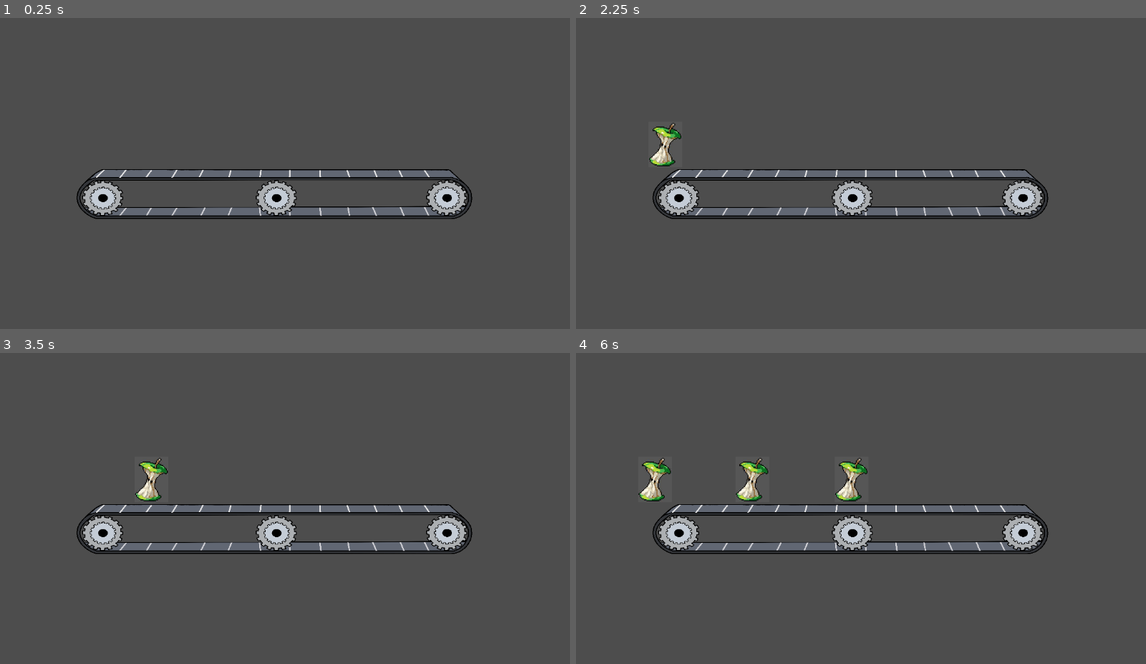
Above: before the commit, frames 1-4 (two rows, left to right).
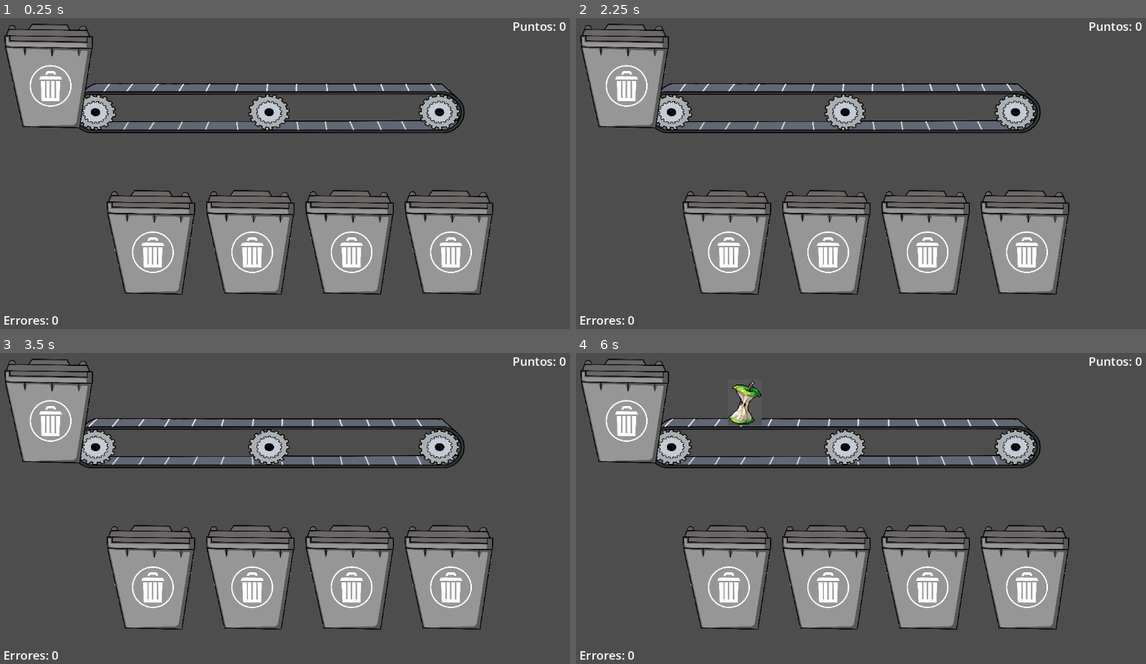
Above: after the commit, the same moments.

Repository: XDexter78/recyclon
Game: Godot game, scene res://scenes/main.tscn
Two runs of this game, one before a commit and one after it. Both use one fixed random seed, a clock stepped at 60 frames per second and the inputs below.
Inputs (mouse positions are in pixels of both pictures, inside the frame that each line leads up to):
- Up to frame 1 (0.25 s): no input
- Up to frame 2 (2.25 s): move the mouse to (986, 154) at 0.52 s; click (986, 154) at 0.67 s; drag from (747, 185) to (832, 235) at 1.27 s; move the mouse to (918, 98) at 2.02 s; click (918, 98) at 2.17 s
- Up to frame 3 (3.5 s): drag from (256, 570) to (114, 455) at 2.77 s
- Up to frame 4 (6 s): move the mouse to (1032, 552) at 3.52 s; click (1032, 552) at 3.67 s; drag from (690, 455) to (775, 424) at 4.27 s; move the mouse to (889, 505) at 5.02 s; click (889, 505) at 5.17 s; drag from (775, 424) to (747, 520) at 5.77 s

The runs differ from the first frame. In frame 1, 30% of the frame differs, in the area x 0-100%, y 1-99%; in frame 2, 30%; in frame 3, 30%; in frame 4, 31%.

Commit message:
Add new assets and implement trash management system
- Added multiple texture import files for assets (1.1.png to 3.7.png).
- Created TrashBin scene with animated sprites for landfill and recyclable bins.
- Implemented HUD script to manage score and error tracking.
- Developed main game logic in main.gd to handle user interactions with trash bins.
- Introduced split_manager.gd to manage trash splitting logic.
- Created trash_bin.gd to handle trash reception and processing.
- Added trash_data.gd for future trash item data management.

Diff:
--- a/project.godot
+++ b/project.godot
@@ -15,6 +15,15 @@
 config/features=PackedStringArray("4.6", "Mobile")
 config/icon="res://icon.svg"
 
+[input_devices]
+
+pointing/emulate_touch_from_mouse=true
+
+[layer_names]
+
+2d_physics/layer_1="trash"
+2d_physics/layer_2="bins"
+
 [physics]
 
 3d/physics_engine="Jolt Physics"
--- /dev/null
+++ b/scenes/TrashBin.tscn
@@ -0,0 +1,199 @@
+[gd_scene format=3 uid="uid://dbs8285lqpy3i"]
+
+[ext_resource type="Texture2D" uid="uid://vtxfs6ygxe2y" path="res://assets/1.1.png" id="1_6midg"]
+[ext_resource type="Script" uid="uid://dibktrthy5hbi" path="res://scripts/trash_bin.gd" id="1_qg41q"]
+[ext_resource type="Texture2D" uid="uid://p551chowsotm" path="res://assets/3.1.png" id="2_e3ymh"]
+[ext_resource type="Texture2D" uid="uid://b7nnfhn8uqudi" path="res://assets/1.2.png" id="2_qg41q"]
+[ext_resource type="Texture2D" uid="uid://vxoo77ccagwj" path="res://assets/3.2.png" id="3_c1m4u"]
+[ext_resource type="Texture2D" uid="uid://dda43xisp1smm" path="res://assets/1.3.png" id="3_pr4q2"]
+[ext_resource type="Texture2D" uid="uid://dq6f6paxa7nlf" path="res://assets/3.3.png" id="4_3xfrk"]
+[ext_resource type="Texture2D" uid="uid://dxrxji6ykig2t" path="res://assets/1.4.png" id="4_hdlux"]
+[ext_resource type="Texture2D" uid="uid://de0kamuf3f8hm" path="res://assets/1.5.png" id="5_520es"]
+[ext_resource type="Texture2D" uid="uid://bvn6jlpw07whp" path="res://assets/3.4.png" id="5_v68vi"]
+[ext_resource type="Texture2D" uid="uid://y48frv6sklgo" path="res://assets/3.5.png" id="6_k33pv"]
+[ext_resource type="Texture2D" uid="uid://bc50xbon14dw2" path="res://assets/1.6.png" id="6_v617r"]
+[ext_resource type="Texture2D" uid="uid://bdp80hbn74obs" path="res://assets/1.7.png" id="7_554tb"]
+[ext_resource type="Texture2D" uid="uid://114wiy3vtg1g" path="res://assets/3.6.png" id="7_jneyg"]
+[ext_resource type="Texture2D" uid="uid://x6uguhk5wsdh" path="res://assets/3.7.png" id="8_5j2kl"]
+[ext_resource type="Texture2D" uid="uid://db8mkc0jhw3oh" path="res://assets/2.1.png" id="9_nychm"]
+[ext_resource type="Texture2D" uid="uid://qptnotertt2q" path="res://assets/2.2.png" id="10_ktr1p"]
+[ext_resource type="Texture2D" uid="uid://4w1ehvsfkese" path="res://assets/2.3.png" id="11_6fcj2"]
+[ext_resource type="Texture2D" uid="uid://dsvvn8jhi48vf" path="res://assets/2.4.png" id="12_tkqsb"]
+[ext_resource type="Texture2D" uid="uid://bbw2768lp5lnf" path="res://assets/2.5.png" id="13_hpf75"]
+[ext_resource type="Texture2D" uid="uid://blh5pecbtlrc5" path="res://assets/2.6.png" id="14_f2xly"]
+[ext_resource type="Texture2D" uid="uid://c8vnrvodajf22" path="res://assets/2.7.png" id="15_ckxfn"]
+
+[sub_resource type="SpriteFrames" id="SpriteFrames_vb3qk"]
+animations = [{
+"frames": [{
+"duration": 1.0,
+"texture": ExtResource("2_e3ymh")
+}, {
+"duration": 1.0,
+"texture": ExtResource("3_c1m4u")
+}, {
+"duration": 1.0,
+"texture": ExtResource("4_3xfrk")
+}, {
+"duration": 1.0,
+"texture": ExtResource("5_v68vi")
+}, {
+"duration": 1.0,
+"texture": ExtResource("6_k33pv")
+}, {
+"duration": 1.0,
+"texture": ExtResource("7_jneyg")
+}, {
+"duration": 1.0,
+"texture": ExtResource("8_5j2kl")
+}],
+"loop": true,
+"name": &"LandfillClose",
+"speed": 5.0
+}, {
+"frames": [{
+"duration": 1.0,
+"texture": ExtResource("2_e3ymh")
+}, {
+"duration": 1.0,
+"texture": ExtResource("3_c1m4u")
+}, {
+"duration": 1.0,
+"texture": ExtResource("4_3xfrk")
+}, {
+"duration": 1.0,
+"texture": ExtResource("5_v68vi")
+}, {
+"duration": 1.0,
+"texture": ExtResource("6_k33pv")
+}, {
+"duration": 1.0,
+"texture": ExtResource("7_jneyg")
+}, {
+"duration": 1.0,
+"texture": ExtResource("8_5j2kl")
+}],
+"loop": true,
+"name": &"LandfillOpen",
+"speed": 5.0
+}, {
+"frames": [{
+"duration": 1.0,
+"texture": ExtResource("1_6midg")
+}, {
+"duration": 1.0,
+"texture": ExtResource("2_qg41q")
+}, {
+"duration": 1.0,
+"texture": ExtResource("3_pr4q2")
+}, {
+"duration": 1.0,
+"texture": ExtResource("4_hdlux")
+}, {
+"duration": 1.0,
+"texture": ExtResource("5_520es")
+}, {
+"duration": 1.0,
+"texture": ExtResource("6_v617r")
+}, {
+"duration": 1.0,
+"texture": ExtResource("7_554tb")
+}],
+"loop": true,
+"name": &"OrganicClose",
+"speed": 15.0
+}, {
+"frames": [{
+"duration": 1.0,
+"texture": ExtResource("1_6midg")
+}, {
+"duration": 1.0,
+"texture": ExtResource("2_qg41q")
+}, {
+"duration": 1.0,
+"texture": ExtResource("3_pr4q2")
+}, {
+"duration": 1.0,
+"texture": ExtResource("4_hdlux")
+}, {
+"duration": 1.0,
+"texture": ExtResource("5_520es")
+}, {
+"duration": 1.0,
+"texture": ExtResource("6_v617r")
+}, {
+"duration": 1.0,
+"texture": ExtResource("7_554tb")
+}],
+"loop": true,
+"name": &"OrganicOpen",
+"speed": 15.0
+}, {
+"frames": [{
+"duration": 1.0,
+"texture": ExtResource("9_nychm")
+}, {
+"duration": 1.0,
+"texture": ExtResource("10_ktr1p")
+}, {
+"duration": 1.0,
+"texture": ExtResource("11_6fcj2")
+}, {
+"duration": 1.0,
+"texture": ExtResource("12_tkqsb")
+}, {
+"duration": 1.0,
+"texture": ExtResource("13_hpf75")
+}, {
+"duration": 1.0,
+"texture": ExtResource("14_f2xly")
+}, {
+"duration": 1.0,
+"texture": ExtResource("15_ckxfn")
+}],
+"loop": false,
+"name": &"RecyclableClose",
+"speed": 20.0
+}, {
+"frames": [{
+"duration": 1.0,
+"texture": ExtResource("9_nychm")
+}, {
+"duration": 1.0,
+"texture": ExtResource("10_ktr1p")
+}, {
+"duration": 1.0,
+"texture": ExtResource("11_6fcj2")
+}, {
+"duration": 1.0,
+"texture": ExtResource("12_tkqsb")
+}, {
+"duration": 1.0,
+"texture": ExtResource("13_hpf75")
+}, {
+"duration": 1.0,
+"texture": ExtResource("14_f2xly")
+}, {
+"duration": 1.0,
+"texture": ExtResource("15_ckxfn")
+}],
+"loop": false,
+"name": &"RecyclableOpen",
+"speed": 20.0
+}]
+
+[sub_resource type="RectangleShape2D" id="RectangleShape2D_nychm"]
+size = Vector2(181, 211)
+
+[node name="TrashBin" type="Area2D" unique_id=1806007152]
+collision_layer = 2
+script = ExtResource("1_qg41q")
+
+[node name="AnimatedSprite2D" type="AnimatedSprite2D" parent="." unique_id=2095683763]
+scale = Vector2(0.1, 0.1)
+sprite_frames = SubResource("SpriteFrames_vb3qk")
+animation = &"LandfillClose"
+
+[node name="CollisionShape2D" type="CollisionShape2D" parent="." unique_id=1071270948]
+position = Vector2(4.5, 19.5)
+shape = SubResource("RectangleShape2D_nychm")
--- a/scenes/conveyor.tscn
+++ b/scenes/conveyor.tscn
@@ -52,25 +52,26 @@
 
 [sub_resource type="Curve2D" id="Curve2D_kqxj7"]
 _data = {
-"points": PackedVector2Array(0, 0, 0, 0, -400, -48, 0, 0, 0, 0, 400, -48)
+"points": PackedVector2Array(0, 0, 0, 0, -400, -30, 0, 0, 0, 0, 400, -30)
 }
 point_count = 2
 
 [node name="conveyor" type="Node2D" unique_id=1555853558]
 script = ExtResource("1_y326v")
 
-[node name="Sprite2D" type="AnimatedSprite2D" parent="." unique_id=2053003208]
+[node name="AnimatedSprite2D" type="AnimatedSprite2D" parent="." unique_id=2053003208]
 position = Vector2(0, 60.049774)
 scale = Vector2(0.25, 0.21653053)
 sprite_frames = SubResource("SpriteFrames_7hdvn")
-frame_progress = 0.5540655
+frame_progress = 0.3978271
 offset = Vector2(73.333374, 416.66663)
 
 [node name="Path2D" type="Path2D" parent="." unique_id=1010037611]
 curve = SubResource("Curve2D_kqxj7")
 
 [node name="PathFollow2D" type="PathFollow2D" parent="Path2D" unique_id=1467710675]
-position = Vector2(-400, -48)
+position = Vector2(-400, -30)
+loop = false
 
 [node name="Spawnpoint" type="Marker2D" parent="." unique_id=378228877]
 position = Vector2(-400, -48)
--- a/scenes/main.tscn
+++ b/scenes/main.tscn
@@ -1,14 +1,69 @@
 [gd_scene format=3 uid="uid://xrg0bmpi4nr5"]
 
 [ext_resource type="PackedScene" uid="uid://dngwy5o8jwlyx" path="res://scenes/conveyor.tscn" id="1_o5qli"]
+[ext_resource type="Script" uid="uid://cphmv83847hhp" path="res://scripts/main.gd" id="1_tbgi4"]
+[ext_resource type="PackedScene" uid="uid://dbs8285lqpy3i" path="res://scenes/TrashBin.tscn" id="3_jyhfs"]
 [ext_resource type="Script" uid="uid://uyrf801nys7t" path="res://scripts/spawner.gd" id="3_sugp2"]
+[ext_resource type="Script" uid="uid://dmdggjax1hw1w" path="res://scripts/split_manager.gd" id="4_jyhfs"]
+[ext_resource type="Script" uid="uid://d314pohwje30k" path="res://scripts/hud.gd" id="6_tefeu"]
 
 [node name="Main" type="Node2D" unique_id=1189460360]
+script = ExtResource("1_tbgi4")
+metadata/_edit_vertical_guides_ = [1152.0]
 
 [node name="Conveyor" parent="." unique_id=1555853558 instance=ExtResource("1_o5qli")]
-position = Vector2(557, 320)
+position = Vector2(542, 147)
 
 [node name="Spawner" type="Node" parent="." unique_id=1715606154]
 script = ExtResource("3_sugp2")
+min_interval = 0.65
 
 [node name="SpawnTimer" type="Timer" parent="Spawner" unique_id=144789423]
+
+[node name="Bins" type="Node2D" parent="." unique_id=166530047]
+
+[node name="OrganicBin" parent="Bins" unique_id=1806007152 instance=ExtResource("3_jyhfs")]
+position = Vector2(300, 450)
+
+[node name="RecyclableBin" parent="Bins" unique_id=1152328636 instance=ExtResource("3_jyhfs")]
+position = Vector2(500, 450)
+bin_type = "recyclable"
+
+[node name="LandfillBin" parent="Bins" unique_id=1124758829 instance=ExtResource("3_jyhfs")]
+position = Vector2(700, 450)
+bin_type = "landfill"
+
+[node name="BagsBin" parent="Bins" unique_id=1381096084 instance=ExtResource("3_jyhfs")]
+position = Vector2(900, 450)
+bin_type = "bags"
+
+[node name="SplitBin" parent="Bins" unique_id=636387055 instance=ExtResource("3_jyhfs")]
+position = Vector2(94, 115)
+bin_type = "split"
+
+[node name="SplitManager" type="Node" parent="." unique_id=1868943143]
+script = ExtResource("4_jyhfs")
+
+[node name="HUD" type="CanvasLayer" parent="." unique_id=1167400182]
+script = ExtResource("6_tefeu")
+
+[node name="ScoreLabel" type="Label" parent="HUD" unique_id=733396661]
+anchors_preset = 15
+anchor_right = 1.0
+anchor_bottom = 1.0
+offset_left = 1032.0
+offset_top = 17.0
+offset_right = -12.0
+offset_bottom = -597.0
+grow_horizontal = 2
+grow_vertical = 2
+theme_override_font_sizes/font_size = 24
+text = "Puntos: 0"
+
+[node name="ErrorLabel" type="Label" parent="HUD" unique_id=812091671]
+offset_left = 7.0
+offset_top = 609.0
+offset_right = 47.0
+offset_bottom = 632.0
+theme_override_font_sizes/font_size = 24
+text = "Errores: 0"
--- a/scenes/trashItem.tscn
+++ b/scenes/trashItem.tscn
@@ -7,6 +7,7 @@
 size = Vector2(136, 184)
 
 [node name="Area2D" type="Area2D" unique_id=1166143261]
+collision_mask = 2
 script = ExtResource("1_nxrfv")
 
 [node name="CollisionShape2D" type="CollisionShape2D" parent="." unique_id=917521308]
--- a/scripts/conveyor.gd
+++ b/scripts/conveyor.gd
@@ -1,19 +1,24 @@
 extends Node2D
 
 @export var speed: float = 100.0  # pixeles por segundo
+var base_speed: float  # para calcular la proporción de animación
 
-# Referencia al Path2D
 @onready var path: Path2D = $Path2D
+@onready var anim: AnimatedSprite2D = $AnimatedSprite2D
 
-# Cada basura en la cinta se mueve con su PathFollow2D
+func _ready() -> void:
+	base_speed = speed  # guardamos la velocidad inicial como referencia
+	anim.play("default")
+
 func _process(delta: float) -> void:
+	# Sincronizar velocidad de animación con la velocidad actual
+	anim.speed_scale = speed / base_speed
+
 	for follower in path.get_children():
 		if follower is PathFollow2D:
 			follower.progress += speed * delta
-			# Si llegó al final de la cinta sin ser recogido
 			if follower.progress_ratio >= 1.0:
 				_on_trash_reached_end(follower)
 
 func _on_trash_reached_end(follower: PathFollow2D) -> void:
-	# Aquí emites señal de "vida perdida" o penalización
 	follower.queue_free()
--- /dev/null
+++ b/scripts/hud.gd
@@ -0,0 +1,15 @@
+extends CanvasLayer
+
+@onready var score_label: Label = $ScoreLabel
+@onready var error_label: Label = $ErrorLabel
+
+var score: int = 0
+var errors: int = 0
+
+func add_score(points: int) -> void:
+	score += points
+	score_label.text = "Puntos: " + str(score)
+
+func add_error() -> void:
+	errors += 1
+	error_label.text = "Errores: " + str(errors)
--- /dev/null
+++ b/scripts/main.gd
@@ -0,0 +1,22 @@
+extends Node2D
+
+@onready var split_bin = $Bins/SplitBin
+@onready var split_manager = $SplitManager
+@onready var hud = $HUD
+
+func _ready() -> void:
+	# Conectar cada bote al HUD
+	for bin in $Bins.get_children():
+		bin.correct_choice.connect(_on_correct)
+		bin.wrong_choice.connect(_on_wrong)
+
+	split_bin.split_requested.connect(_on_split_requested)
+
+func _on_correct(points: int) -> void:
+	hud.add_score(points)
+
+func _on_wrong() -> void:
+	hud.add_error()
+
+func _on_split_requested(trash_item: Area2D) -> void:
+	split_manager.split_into_two(trash_item)
--- a/scripts/spawner.gd
+++ b/scripts/spawner.gd
@@ -1,8 +1,8 @@
 extends Node
 
 @export var trash_scene: PackedScene = preload("res://scenes/trashItem.tscn")  # Arrastra TrashItem.tscn aquí en el inspector
-@export var spawn_interval: float = 2.0  # segundos entre cada spawn
-@export var min_interval: float = 0.5    # intervalo mínimo (dificultad máxima)
+@export var spawn_interval: float = 4.0  # segundos entre cada spawn
+@export var min_interval: float = 0.7    # intervalo mínimo (dificultad máxima)
 @export var difficulty_rate: float = 0.02 # cuánto se reduce el intervalo cada spawn
 
 @onready var timer: Timer = $SpawnTimer
@@ -23,6 +23,7 @@
 	var follower = PathFollow2D.new()
 	follower.progress = 0.0
 	follower.rotates = false
+	follower.loop = false
 	conveyor.get_node("Path2D").add_child(follower)
 	follower.add_child(trash)
 
--- /dev/null
+++ b/scripts/split_manager.gd
@@ -0,0 +1,33 @@
+extends Node
+
+@export var trash_scene: PackedScene = preload("res://scenes/trashItem.tscn")
+@onready var conveyor_path: Path2D = get_parent().get_node("Conveyor/Path2D")
+
+# Llama esto cuando un objeto split llega al bote correcto
+func split_into_two(original_trash: Area2D) -> void:
+	# Definir los 2 objetos resultantes del split
+	var new_types = _get_split_results(original_trash)
+
+	for type_data in new_types:
+		var trash = trash_scene.instantiate()
+		trash.trash_type = type_data.type
+		trash.points = type_data.points
+
+		var follower = PathFollow2D.new()
+		follower.progress = 0.0
+		follower.rotates = false
+		follower.loop = false
+		conveyor_path.add_child(follower)
+		follower.add_child(trash)
+
+func _get_split_results(_trash: Area2D) -> Array:
+	# Por ahora retorna 2 tipos aleatorios
+	# Después puedes definir esto por cada objeto split
+	var possible_types = ["organic", "recyclable", "landfill", "bags"]
+	var type1 = possible_types.pick_random()
+	var type2 = possible_types.pick_random()
+
+	return [
+		{ "type": type1, "points": 10 },
+		{ "type": type2, "points": 10 }
+	]
--- /dev/null
+++ b/scripts/trash_bin.gd
@@ -0,0 +1,16 @@
+extends Area2D
+
+@export var bin_type: String = "organic"  # tipo de este bote
+
+signal correct_choice(points: int)
+signal wrong_choice()
+signal split_requested(trash_item: Area2D)
+
+func receive_trash(trash: Area2D) -> void:
+	if trash.trash_type == "split":
+		split_requested.emit(trash)
+	elif trash.trash_type == bin_type:
+		correct_choice.emit(trash.points)
+	else:
+		wrong_choice.emit()
+	trash.queue_free()
--- /dev/null
+++ b/scripts/trash_data.gd
@@ -0,0 +1,11 @@
+extends Node
+
+
+# Called when the node enters the scene tree for the first time.
+func _ready() -> void:
+	pass # Replace with function body.
+
+
+# Called every frame. 'delta' is the elapsed time since the previous frame.
+func _process(delta: float) -> void:
+	pass
--- a/scripts/trash_item.gd
+++ b/scripts/trash_item.gd
@@ -1,4 +1,52 @@
 extends Area2D
 
-var trash_type: String = "organic"
+var trash_type: String = "split"
 var points: int = 10
+
+var is_dragging: bool = false
+var drag_offset: Vector2 = Vector2.ZERO
+var original_parent: Node = null  # guardamos referencia al PathFollow2D
+
+func _ready() -> void:
+	input_pickable = true  # permite detectar toques sobre el Area2D
+
+func _input_event(_viewport: Viewport, event: InputEvent, _shape_idx: int) -> void:
+	if event is InputEventScreenTouch:
+		if event.pressed:
+			_start_drag(event.position)
+
+func _input(event: InputEvent) -> void:
+	if not is_dragging:
+		return
+
+	if event is InputEventScreenDrag:
+		global_position = event.position + drag_offset
+
+	elif event is InputEventScreenTouch:
+		if not event.pressed:  # soltó el dedo
+			_stop_drag()
+
+func _start_drag(touch_pos: Vector2) -> void:
+	is_dragging = true
+	drag_offset = global_position - touch_pos
+
+	# Despegar del PathFollow2D para moverlo libremente
+	original_parent = get_parent()
+	var current_global_pos = global_position
+	var main = get_tree().root.get_node("Main")  # referencia ANTES de remover
+
+	# Reparentar al nivel Main para que no siga la cinta
+	original_parent.remove_child(self)
+	main.add_child(self)
+	global_position = current_global_pos
+
+func _stop_drag() -> void:
+	is_dragging = false
+# Buscar si estamos sobre algún bote
+	var overlapping = get_overlapping_areas()
+	for area in overlapping:
+		if area.has_method("receive_trash"):
+			area.receive_trash(self)
+			return
+	# No cayó en ningún bote, penalizar y eliminar
+	queue_free()
Not shown, added: assets/1.1.png.import
Not shown, added: assets/1.2.png.import
Not shown, added: assets/1.3.png.import
Not shown, added: assets/1.4.png.import
Not shown, added: assets/1.5.png.import
Not shown, added: assets/1.6.png.import
Not shown, added: assets/1.7.png.import
Not shown, added: assets/2.1.png.import
Not shown, added: assets/2.2.png.import
Not shown, added: assets/2.3.png.import
Not shown, added: assets/2.4.png.import
Not shown, added: assets/2.5.png.import
(and 14 more such lines)
